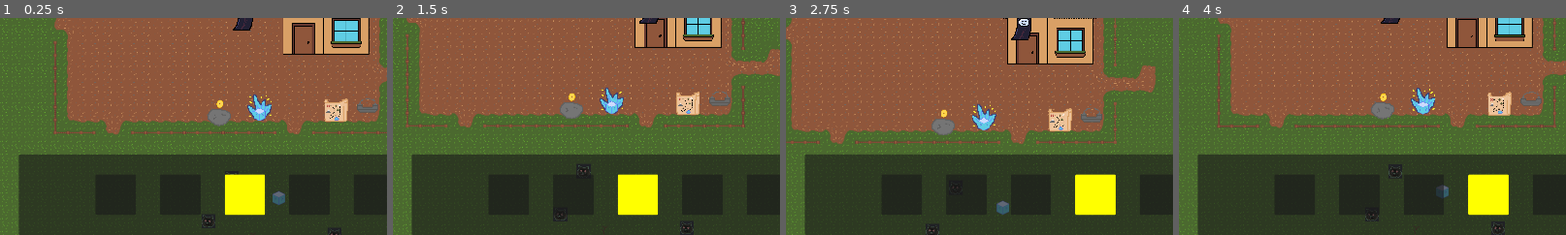
Above: before the commit, frames 1-4 (left to right).
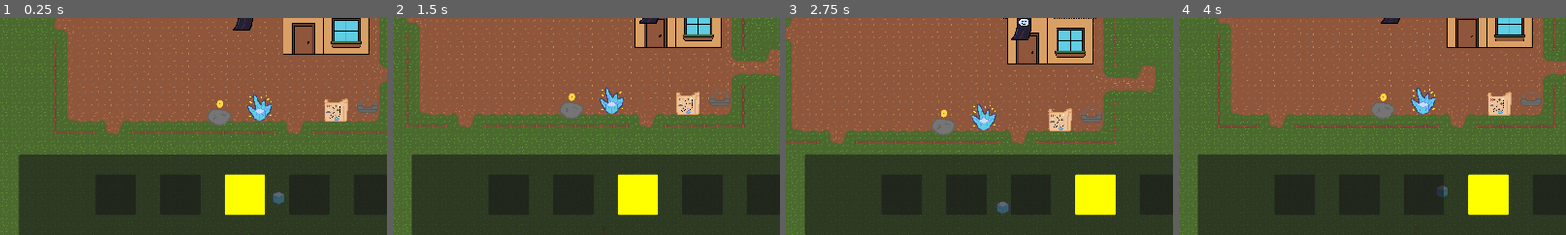
Above: after the commit, the same moments.

Repository: Uvecrep/Gamba
Game: Godot game, scene res://levels/main.tscn
The game is run twice, just before and just after one commit, with the same random seed, the same clock (stepped at 60 frames per second) and the same inputs.
Inputs (mouse positions are % of the whole screen's width and height, from its top left):
- Up to frame 1 (0.25 s): no input
- Up to frame 2 (1.5 s): tap Enter at 0.5 s; move the mouse to (72, 45) at 0.52 s; hold D (right) 0.53-1.25 s; tap E (interact) at 0.6 s; click (72, 45) at 0.67 s; drag from (30, 55) to (39, 87) at 1.27 s
- Up to frame 3 (2.75 s): tap Space at 2 s; move the mouse to (60, 28) at 2.02 s; hold D (right) from 2.03 s (still down); tap Mouse wheel up (scroll_up) at 2.1 s
- Up to frame 4 (4 s): release D (right) at 2.75 s; tap Enter at 2.75 s; drag from (45, 70) to (37, 99) at 2.77 s; tap Space at 3.5 s; move the mouse to (80, 65) at 3.52 s; hold A (left) from 3.53 s (still down); tap F (summon_command_follow) at 3.6 s
The pictures show only the part of the screen within x 18-68%, y 50-100%; the shares and areas given below are measured in that part.

The runs differ from the first frame. In frame 1, 0.2% of the frame differs, in the area x 52-88%, y 70-100%; in frame 2, 0.2%; in frame 3, 0.1%; in frame 4, 0.2%, in the area x 48-85%, y 67-100%.

Commit message:
more fixes to boulder issues and visual bug with gold drop

Diff:
--- a/entities/boulder/boulder.gd
+++ b/entities/boulder/boulder.gd
@@ -5,6 +5,10 @@
 
 @export var starting_gold: int = 3
 @export var max_gold: int = 3
+@export var side_drop_min_offset: float = 24.0
+@export var side_drop_max_offset: float = 38.0
+@export var side_drop_vertical_jitter: float = 6.0
+@export var min_drop_distance_from_player: float = 56.0
 
 @onready var _gold_ready_sprite: Sprite2D = $GoldReadySprite
 
@@ -27,3 +31,68 @@
 		return
 
 	_gold_ready_sprite.visible = current_count > 0
+
+func _spawn_lootbox_pickups(amount: int) -> void:
+	if pickup_scene == null:
+		return
+
+	var pickup_parent: Node = get_node_or_null(pickup_parent_path)
+	if pickup_parent == null:
+		pickup_parent = get_parent()
+	if pickup_parent == null:
+		return
+
+	var follow_target: Node2D = null
+	if not pickup_follow_target_path.is_empty():
+		follow_target = get_node_or_null(pickup_follow_target_path) as Node2D
+
+	for _i in range(amount):
+		var pickup_node: Node = pickup_scene.instantiate()
+		if not (pickup_node is Pickup):
+			if is_instance_valid(pickup_node):
+				pickup_node.queue_free()
+			continue
+
+		var side_sign: float = -1.0 if randf() < 0.5 else 1.0
+		var side_offset_x: float = randf_range(side_drop_min_offset, side_drop_max_offset) * side_sign
+		var side_offset_y: float = randf_range(-side_drop_vertical_jitter, side_drop_vertical_jitter)
+		var drop_position: Vector2 = global_position + Vector2(side_offset_x, side_offset_y)
+		drop_position = _push_drop_outside_player_collect_radius(drop_position)
+
+		var new_pickup: Pickup = pickup_node as Pickup
+		new_pickup.set_data(produced_lootbox_id)
+		_set_pickup_position_before_spawn(new_pickup, pickup_parent, drop_position)
+		new_pickup.floating_towards = follow_target
+		pickup_parent.add_child(new_pickup)
+		new_pickup.global_position = drop_position
+
+func _set_pickup_position_before_spawn(pickup: Pickup, pickup_parent: Node, world_position: Vector2) -> void:
+	if pickup_parent is Node2D:
+		pickup.position = (pickup_parent as Node2D).to_local(world_position)
+		return
+
+	pickup.position = world_position
+
+func _push_drop_outside_player_collect_radius(drop_position: Vector2) -> Vector2:
+	var min_distance: float = maxf(min_drop_distance_from_player, 0.0)
+	if min_distance <= 0.0:
+		return drop_position
+
+	var min_distance_sq: float = min_distance * min_distance
+	var adjusted_position: Vector2 = drop_position
+	for node in get_tree().get_nodes_in_group("players"):
+		var player_node: Node2D = node as Node2D
+		if player_node == null:
+			continue
+
+		var to_drop: Vector2 = adjusted_position - player_node.global_position
+		if to_drop.length_squared() >= min_distance_sq:
+			continue
+
+		var direction: Vector2 = to_drop.normalized()
+		if direction == Vector2.ZERO:
+			direction = Vector2.RIGHT.rotated(randf() * TAU)
+
+		adjusted_position = player_node.global_position + (direction * min_distance)
+
+	return adjusted_position
--- a/entities/boulder/boulder.tscn
+++ b/entities/boulder/boulder.tscn
@@ -14,6 +14,7 @@
 produced_lootbox_id = &"gold_coin"
 pickup_scene = ExtResource("4_pickup_scene")
 pickup_follow_target_path = NodePath("")
+pickup_impulse = Vector2(0, 0)
 
 [node name="CollisionShape2D" type="CollisionShape2D" parent="."]
 position = Vector2(0, 10)
--- a/entities/pickups/pickup.gd
+++ b/entities/pickups/pickup.gd
@@ -3,6 +3,7 @@
 
 
 @export var item_id : StringName
+@export var can_be_magnetized: bool = true
 
 @export var debug_item_id_label : Label
 @export var texture_rect : TextureRect
@@ -35,8 +36,10 @@
 	var item_data : ItemData = ItemGlobals.items[item_id]
 
 	if texture_rect != null:
+		texture_rect.visible = false
 		texture_rect.texture = item_data.texture
 	if sprite_2d != null:
+		sprite_2d.visible = true
 		sprite_2d.texture = item_data.texture
 
 func _resolve_visual_nodes() -> void:
@@ -44,5 +47,7 @@
 		debug_item_id_label = get_node_or_null("Label") as Label
 	if texture_rect == null:
 		texture_rect = get_node_or_null("TextureRect") as TextureRect
+	if texture_rect != null:
+		texture_rect.visible = false
 	if sprite_2d == null:
 		sprite_2d = get_node_or_null("Sprite2D") as Sprite2D
--- a/entities/pickups/pickup.tscn
+++ b/entities/pickups/pickup.tscn
@@ -1,7 +1,6 @@
 [gd_scene format=3 uid="uid://jyurkxlawu41"]
 
 [ext_resource type="Script" uid="uid://dto83ityng4jl" path="res://entities/pickups/pickup.gd" id="1_lg31k"]
-[ext_resource type="Texture2D" uid="uid://dh1jj6uvf68bk" path="res://icon.png" id="2_td0co"]
 
 [sub_resource type="LabelSettings" id="LabelSettings_lg31k"]
 font_size = 4
@@ -10,7 +9,7 @@
 [sub_resource type="CircleShape2D" id="CircleShape2D_td0co"]
 radius = 15.95
 
-[node name="Pickup" type="RigidBody2D" unique_id=971572308 node_paths=PackedStringArray("debug_item_id_label", "texture_rect")]
+[node name="Pickup" type="RigidBody2D" unique_id=971572308 node_paths=PackedStringArray("debug_item_id_label", "sprite_2d")]
 collision_layer = 16
 collision_mask = 0
 input_pickable = true
@@ -20,16 +19,11 @@
 angular_damp = 1.0
 script = ExtResource("1_lg31k")
 debug_item_id_label = NodePath("Label")
-texture_rect = NodePath("TextureRect")
+sprite_2d = NodePath("Sprite2D")
 metadata/_custom_type_script = "uid://dto83ityng4jl"
 
-[node name="TextureRect" type="TextureRect" parent="." unique_id=2099446590]
-offset_left = -17.5
-offset_top = -17.5
-offset_right = 17.5
-offset_bottom = 17.5
-texture = ExtResource("2_td0co")
-expand_mode = 1
+[node name="Sprite2D" type="Sprite2D" parent="." unique_id=2099446590]
+texture_filter = 1
 
 [node name="Label" type="Label" parent="." unique_id=682097862]
 visible = false
@@ -44,7 +38,7 @@
 
 [node name="Area2D" type="Area2D" parent="." unique_id=245951352]
 collision_layer = 16
-collision_mask = 2
+collision_mask = 0
 
 [node name="CollisionShape2D" type="CollisionShape2D" parent="Area2D" unique_id=89817170]
 shape = SubResource("CircleShape2D_td0co")
--- a/entities/player/components/player_pickup_magnet_component.gd
+++ b/entities/player/components/player_pickup_magnet_component.gd
@@ -6,6 +6,7 @@
 	if pickup == null: return
 	if pickup is not Pickup: return
 	if not is_instance_valid(pickup): return
+	if not pickup.can_be_magnetized: return
 	if pickups_following_me.has(pickup): return
 	if not player.player_inventory.would_item_fit(pickup.item_id): return
 
--- a/entities/summon/modules/summon_combat_module.gd
+++ b/entities/summon/modules/summon_combat_module.gd
@@ -4,6 +4,7 @@
 const GOLD_ITEM_ID: StringName = &"gold_coin"
 const MIMIC_DISGUISED_TEXTURE_PATH: String = "res://assets/characters/summons/greed/mimic_disguised.png"
 const STORM_TOTEM_PLANTED_TEXTURE_PATH: String = "res://assets/characters/summons/elemental/storm_totem_planted.png"
+const COIN_SPRITE_PROJECTILE_TEXTURE_PATH: String = "res://assets/objects/gold.png"
 const CINDER_IMP_FIREBALL_TEXTURE_PATH: String = "res://assets/vfx/fireball.png"
 const MAGMA_TRAIL_TEXTURE_PATH: String = "res://assets/vfx/magma_trail.png"
 const UNSTABLE_SHARD_PROJECTILE_TEXTURE_PATH: String = "res://assets/vfx/unstable_shard_projectile.png"
@@ -11,6 +12,7 @@
 
 static var _mimic_disguised_texture: Texture2D
 static var _storm_totem_planted_texture: Texture2D
+static var _coin_sprite_projectile_texture: Texture2D
 static var _cinder_imp_fireball_texture: Texture2D
 static var _magma_trail_texture: Texture2D
 static var _unstable_shard_projectile_texture: Texture2D
@@ -399,6 +401,7 @@
 func attack_coin_sprite(target: Node2D) -> void:
 	unit._launch_projectile_attack(target, {
 		"coin_mark_add": 1,
+		"projectile_texture": _get_coin_sprite_projectile_texture(),
 	})
 
 func attack_prospector(target: Node2D) -> void:
@@ -870,6 +873,11 @@
 		_cinder_imp_fireball_texture = load(CINDER_IMP_FIREBALL_TEXTURE_PATH) as Texture2D
 	return _cinder_imp_fireball_texture
 
+func _get_coin_sprite_projectile_texture() -> Texture2D:
+	if _coin_sprite_projectile_texture == null:
+		_coin_sprite_projectile_texture = load(COIN_SPRITE_PROJECTILE_TEXTURE_PATH) as Texture2D
+	return _coin_sprite_projectile_texture
+
 func _get_magma_trail_texture() -> Texture2D:
 	if _magma_trail_texture == null:
 		_magma_trail_texture = load(MAGMA_TRAIL_TEXTURE_PATH) as Texture2D
--- a/entities/summon/summon.gd
+++ b/entities/summon/summon.gd
@@ -765,7 +765,7 @@
 		_time_to_repath = 0.0
 		return false
 
-	var harvest_range: float = maxf(target_reach_distance, 28.0)
+	var harvest_range: float = _get_prospector_harvest_range(_prospector_boulder_target)
 	var distance_to_boulder: float = global_position.distance_to(_prospector_boulder_target.global_position)
 	if distance_to_boulder > harvest_range:
 		_move_towards(_prospector_boulder_target.global_position)
@@ -811,6 +811,19 @@
 		return false
 
 	return bool(candidate.call("can_harvest"))
+
+func _get_prospector_harvest_range(boulder: Node2D) -> float:
+	var fallback_range: float = maxf(target_reach_distance, 56.0)
+	if not is_instance_valid(boulder):
+		return fallback_range
+
+	var configured_range: Variant = boulder.get("default_harvest_range")
+	if configured_range is float or configured_range is int:
+		var range_value: float = float(configured_range)
+		if range_value > 0.0:
+			return maxf(range_value, fallback_range)
+
+	return fallback_range
 
 func _find_closest_enemy() -> Node2D:
 	var find_start_us: int = Time.get_ticks_usec()
